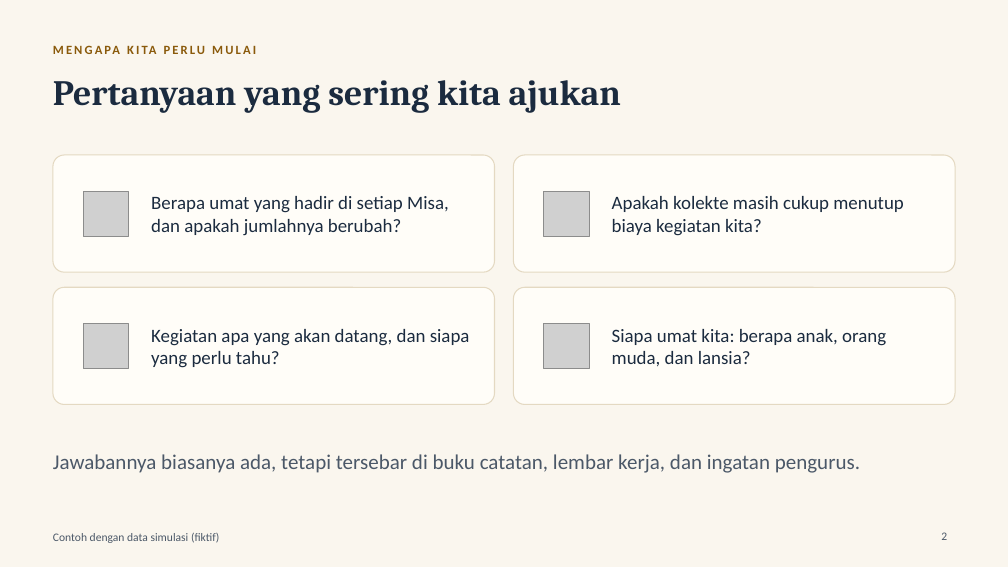
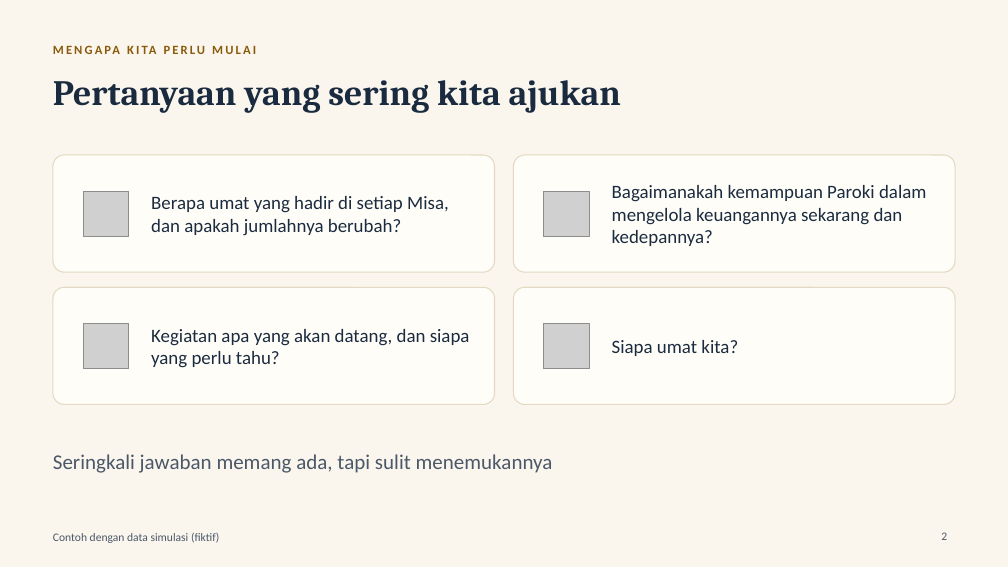
Before and after one commit to mizuruka92/church-activties, a slide deck: slide 2 of docs/presentation/pusat_informasi_paroki_dewan.pptx. Drawn at 1008x567 pixels with LibreOffice and Linux fonts; fonts in the diff are those of the drawing; grey boxes stand for pictures. Boxes give left, top, right and bottom in pixels: in the first picture for what was removed or moved away, otherwise in the second. Text is boxed around its words. In the diff, an @@ line names an element or a change of style, - is before the commit and + after.

```diff
--- a/docs/presentation/pusat_informasi_paroki_dewan.pptx
+++ b/docs/presentation/pusat_informasi_paroki_dewan.pptx
@@ text at (612,185,926,246): text changed @@
-Apakah kolekte masih cukup menutup biaya kegiatan kita?
+Bagaimanakah kemampuan Paroki dalam mengelola keuangannya sekarang dan kedepannya?
@@ text at (612,340,738,356): text changed @@
-Siapa umat kita: berapa anak, orang muda, dan lansia?
+Siapa umat kita?
@@ text at (53,454,553,473): text changed @@
-Jawabannya biasanya ada, tetapi tersebar di buku catatan, lembar kerja, dan ingatan pengurus.
+Seringkali jawaban memang ada, tapi sulit menemukannya
```
Also in this commit, not shown: 6 other slides changed, 1 slide removed.
